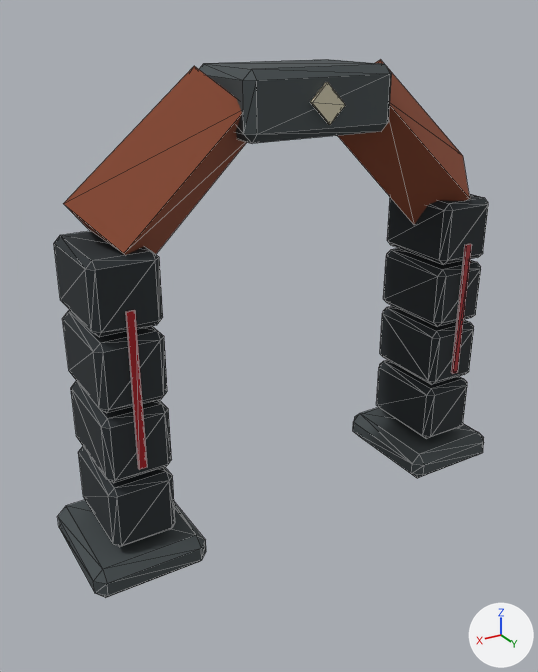
A saved change to the FBX model Unity/Assets/Resources/Models/ruin_arch.fbx.
Both versions are drawn from a camera (50 mm lens) standing at (2.81, 4.37, 3.62) and looking at (0.27, 0.13, 1.5). The axes (+X, +Y, +Z) are drawn at lower right. The lights are the same throughout. The picture after the commit comes second. Mesh edges are drawn as thin lines. Where no turn or scale is listed for an object, it has been applied to the vertices.

The first picture shows 'ruin_arch'.
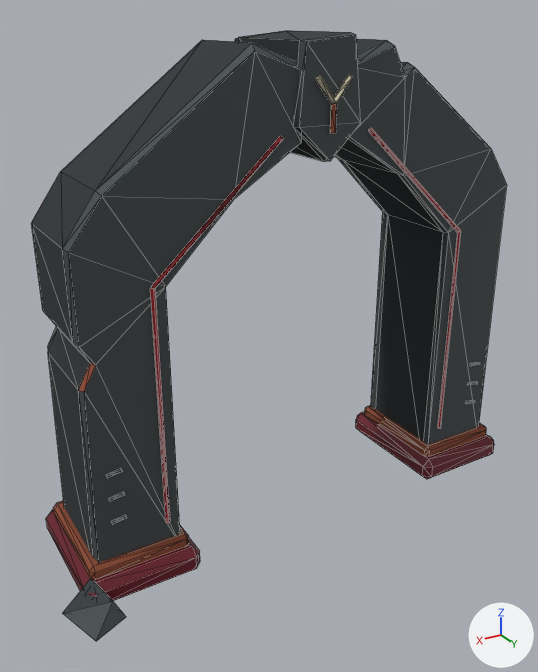
Commit message: Polish fractured alien ruin arch

Boxes (x1, y1, x2, y2) around the edits, measured in the pictures (538 x 672 px; the box of a moved part takes in the faces that stretch with it):
'ruin_arch', reshaped (9% wider, 13% taller)
    before: (54, 59, 488, 598)
    after: (32, 30, 507, 641)
part 1 of me_cube_014, rebuilt (46% wider, 175% taller)
    before: (63, 66, 247, 255)
    after: (32, 40, 301, 562)
part 2 of me_cube_014, rebuilt
    before: (338, 59, 470, 224)
    after: (335, 39, 507, 444)
part 3 of me_cube_014, deleted
    before: (54, 82, 488, 483)
part 4 of me_cube_014, moved or reshaped
    before: (57, 59, 484, 598)
    after: (46, 30, 494, 641)

Edits to the bpy script that builds the scene:
```text
Add mat_viscera:
    mat_viscera = principled_material('viscera')
    mat_viscera.base_color = (0.14, 0.004, 0.015)  # dark red #690d21
    mat_viscera.roughness = 0.44
Change me_cube_014:
    used by ob_ruin_arch; location = (0.0, 0.0, 0.0)
    remove me_cube_014.from_pydata(...)  # 304 vertices, 544 faces; spans x -1.79..1.79, y -0.48..0.48, z 0.0..3.34
    add me_cube_014.from_pydata(...)  # 318 vertices, 552 faces; spans x -1.87..2.02, y -0.52..0.75, z 0.0..3.53
    me_cube_014 part 1: the loose piece of 8 vertices spanning x 0.32..1.61, y -0.34..0.34, z 2.1..3.34 is rebuilt with 48 vertices and now spans x 0.16..1.76, y -0.39..0.39, z 0.13..3.48
    me_cube_014 part 2: the loose piece of 8 vertices spanning x -1.61..-0.32, y -0.34..0.34, z 2.1..3.34 is rebuilt with 44 vertices and now spans x -1.76..-0.16, y -0.39..0.39, z 0.13..3.48
    me_cube_014 part 3: 9 loose pieces with 168 vertices, spanning x -1.61..1.61, y -0.36..0.41, z 0.81..3.25, are deleted
    me_cube_014 part 4: 4 vertices moved within x -1.79..1.79, y -0.41..0.41, z 0.17; 116 vertices removed from x -1.79..1.79, y -0.48..0.48, z 0.0..3.33; 222 vertices added at x -1.87..2.02, y -0.52..0.75, z 0.0..3.53
    add me_cube_014.materials.append(mat_viscera)  # dark red #690d21
```
